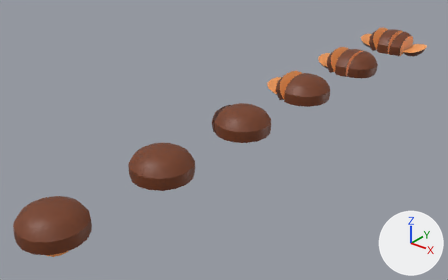
The Blender file Assets/_Le Fish/Models/Blender/Food/Mushroom.blend as it was, and as the next commit left it.
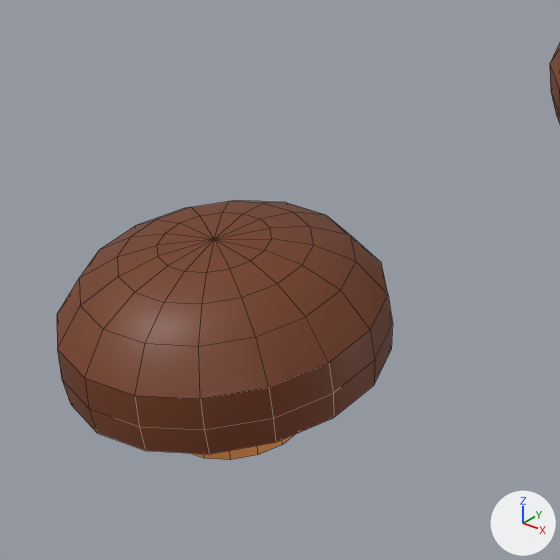
The first picture shows the older version from a 50 mm camera at (0.293, -0.192, 0.222) aimed at (-0.029, 0.211, -0.027). The close-ups show both versions on the part from 0% to 29% of the width and 53% to 100% of the height of that picture; other places that the commit changed are outside them. The axes (+X, +Y, +Z) are drawn at lower right. The lights are the same throughout. The close-ups show mesh edges as thin lines.

In view in the first close-up: 'Mushroom slice 0'.
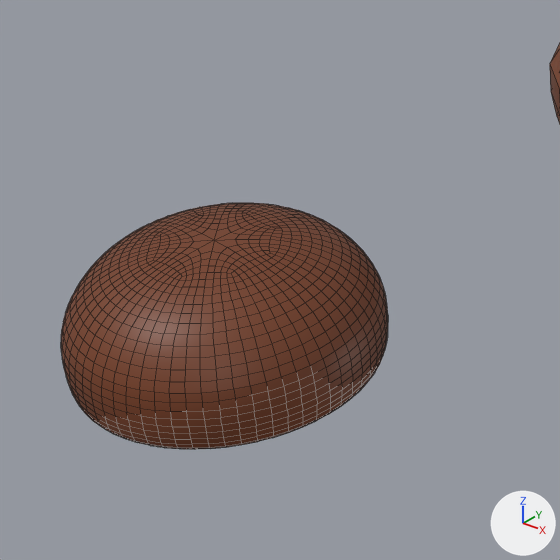
Boxes [x1, y1, x2, y2] around the edits, measured in the close-ups (560 x 560 px):
'Mushroom slice 0', modifiers changed
    before: [57, 200, 393, 460]
    after: [61, 203, 388, 449]

Diff of the bpy script that builds the scene:
```diff
--- a/Assets/_Le Fish/Models/Blender/Food/Mushroom.blend.py
+++ b/Assets/_Le Fish/Models/Blender/Food/Mushroom.blend.py
@@ ob_mushroom_slice_0 @@
 ob_mushroom_slice_0.scale = (0.7, 0.7, 0.7)
+_m = ob_mushroom_slice_0.modifiers.new('Subdivision', 'SUBSURF')
+_m.levels = 2
```
